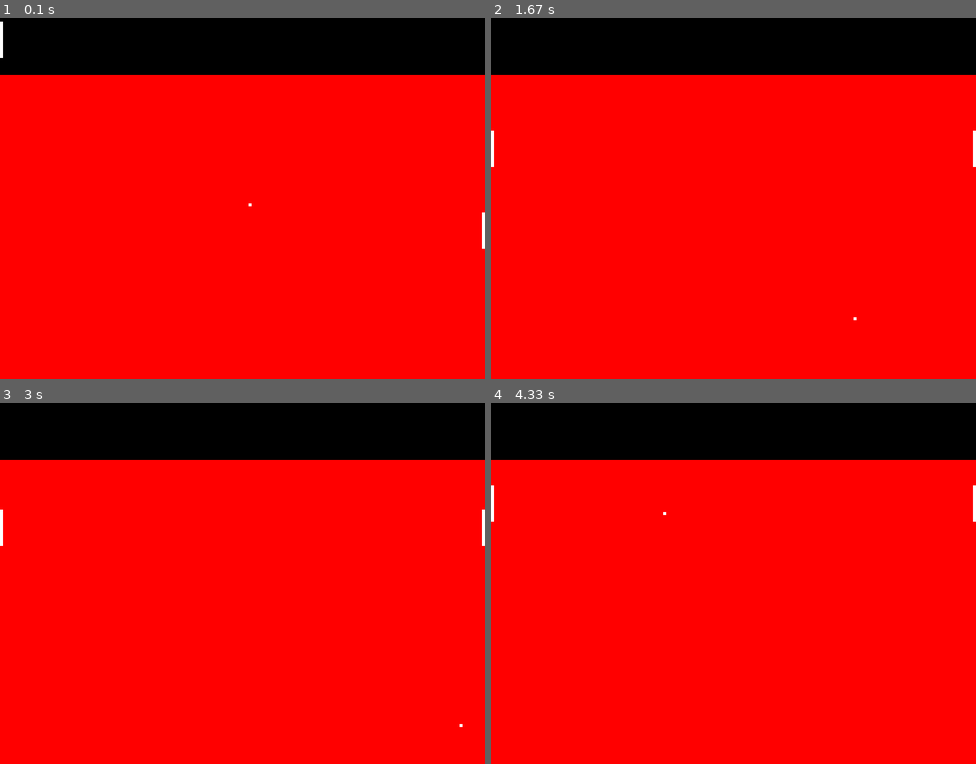
Above: before the commit, frames 1-4 (two rows, left to right).
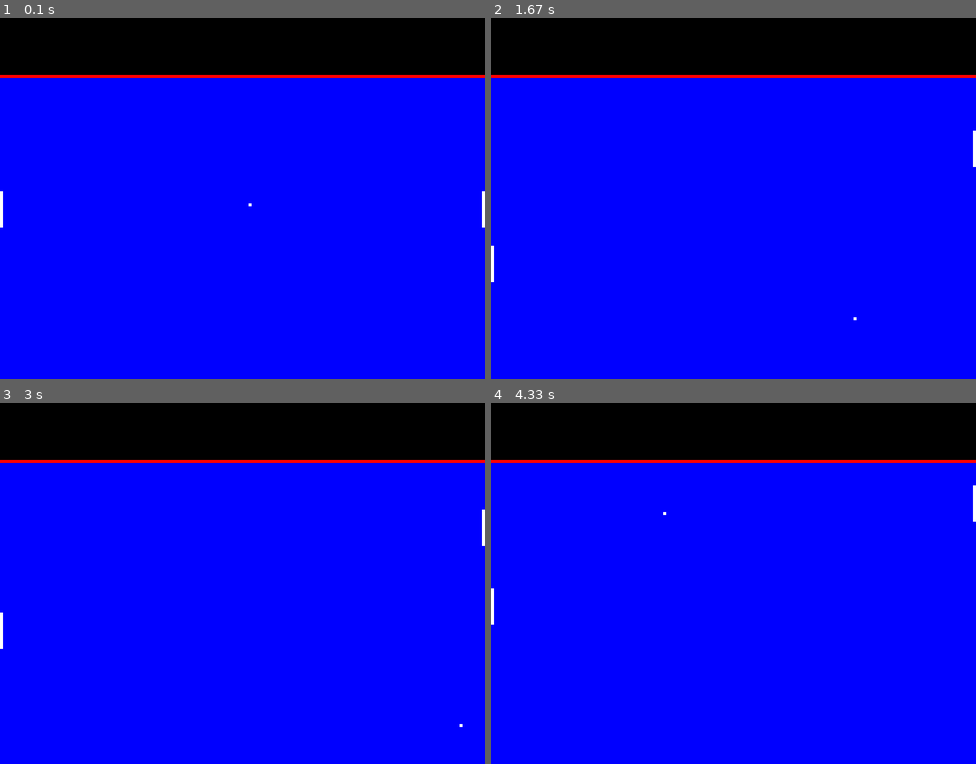
Above: after the commit, the same moments.

Repository: tdarst/PyGame_Pong
Game: pygame game, started from main.py
Two runs of this game, one before a commit and one after it. Both use one fixed random seed, a clock stepped at 60 frames per second and the inputs below.
Inputs:
- Up to frame 1 (0.1 s): no input
- Up to frame 2 (1.67 s): hold S 0.33-0.8 s; hold Up 0.33-0.8 s; hold Up 0.83-1.3 s; hold W 0.83-1.3 s; hold Down 1.33-1.63 s; hold S 1.33-1.63 s
- Up to frame 3 (3 s): hold Up 1.67-2.03 s; hold W 1.67-2.03 s; hold Down 2.07-2.43 s; hold S 2.07-2.43 s; hold Up 2.47-2.77 s; hold W 2.47-2.77 s; hold Down from 2.8 s (still down); hold S from 2.8 s (still down)
- Up to frame 4 (4.33 s): release Down at 3.1 s; release S at 3.1 s; hold Up 3.13-3.5 s; hold W 3.13-3.5 s; hold Down 3.53-3.9 s; hold S 3.53-3.9 s; hold Up 3.93-4.23 s; hold W 3.93-4.23 s; hold Down from 4.27 s (still down); hold S from 4.27 s (still down)

The runs differ from the first frame. In frame 1, 83% of the frame differs, in the area x 0-100%, y 1-100%; in frame 2, 83%; in frame 3, 83%; in frame 4, 83%.

Commit message:
Added new base class for all surfaces, restructured directory, added better documentation

Diff:
--- /dev/null
+++ b/classes/gameSurface.py
@@ -0,0 +1,62 @@
+import pygame
+
+# Inherited by all surfaces in the game.
+class GameSurface:
+    def __init__(self):
+        super().__init__()
+
+        # Surface's dimensions
+        self.width = 0
+        self.height = 0
+
+        # Surface's coordinates
+        self.coordX = 0
+        self.coordY = 0
+
+        # Surface object
+        self.surface = pygame.Surface((self.width, self.height))
+
+        # Color defining variables (default is black)
+        self.color_r = 0
+        self.color_g = 0
+        self.color_b = 0
+        self.color = (self.color_r,
+                      self.color_g,
+                      self.color_b)
+
+        # Coordinate variables, left, right, top and bottom are for better readability
+        self.left = self.coordX
+        self.right = self.coordX + self.width
+        self.top = self.coordY
+        self.bottom = self.coordY + self.height
+
+    # =======================================================================================================
+    # Name: createSurface
+    # Purpose: Creates the surface
+    # =======================================================================================================
+    def createSurface(self):
+        self.surface = pygame.Surface((self.width, self.height))
+
+    # =======================================================================================================
+    # Name: updateCoordinates
+    # Purpose: Updates the coordinate positions of surface each frame.
+    # =======================================================================================================
+    def updateCoordinates(self, PONG_WINDOW_BOTTOM=None, PONG_WINDOW_TOP=None):
+        pass
+
+    # =======================================================================================================
+    # Name: fillSurface
+    # Purpose: To fill the paddle's surface with color, creating an image.
+    # =======================================================================================================
+    def fillSurface(self):
+        # Fill the surface, effectively "drawing"  the paddle's image
+        self.surface.fill(self.color)
+
+    # =======================================================================================================
+    # Name: getRect
+    # Purpose: To return a Rect object, essentially giving the coordinates of the objects surface for
+    #          collision detection purposes.
+    # =======================================================================================================
+    def getRect(self):
+        # Returns the coordinates of the paddle in a pygame rect object for collision detection purposes
+        return pygame.Rect(self.coordX, self.coordY, self.width, self.height)
--- a/gameWindow.py
+++ b/classes/gameWindow.py
@@ -18,25 +18,3 @@
         self.caption = pygame.display.set_caption('Pygame Pong - Trevor Darst')
 
         self.window.fill(self.background_color)
-
-class PongSurface:
-    def __init__(self):
-        self.width = 800
-        self.height = 500
-
-        self.color_r = 255
-        self.color_g = 0
-        self.color_b = 0
-        self.color = (self.color_r,
-                      self.color_g,
-                      self.color_b)
-
-        self.coordX = 0
-        self.coordY = 100
-        self.surface = pygame.Surface((self.width, self.height))
-
-    def updateCoordinates(self, a, b):
-        pass
-
-    def fillSurface(self):
-        self.surface.fill(self.color)
--- /dev/null
+++ b/classes/paddle.py
@@ -0,0 +1,67 @@
+import pygame
+from . import gameSurface
+# Inherited by both players
+class Paddle(gameSurface.GameSurface):
+    def __init__(self):
+        super().__init__()
+        # Determines how fast the paddle is moving
+        self.speedY = 5
+
+        # Paddle controls
+        self.upKey = None
+        self.downKey = None
+
+        # Paddle dimensions
+        self.height = 60
+        self.width  = 5
+
+        self.color_r = 255
+        self.color_g = 255
+        self.color_b = 255
+        self.color = (self.color_r,
+                      self.color_g,
+                      self.color_b)
+
+        # Surface that holds the paddle's image, gets drawn onto the game window surface
+        self.createSurface()
+
+        # Player score
+        self.score = 0
+
+    # =======================================================================================================
+    # Name: updateCoordinates
+    # Purpose: Updates the coordinate positions of surface each frame.
+    # =======================================================================================================
+    def updateCoordinates(self, PONG_WINDOW_BOTTOM, PONG_WINDOW_TOP):
+        key = pygame.key.get_pressed()
+        if key[self.upKey]:
+            if self.top != PONG_WINDOW_TOP:
+                self.coordY -= self.speedY
+
+        if key[self.downKey]:
+            if self.bottom != PONG_WINDOW_BOTTOM:
+                self.coordY += self.speedY
+
+        # Coordinate variables, left, right, top and bottom are for better readability
+        self.left = self.coordX
+        self.right = self.coordX + self.width
+        self.top = self.coordY
+        self.bottom = self.coordY + self.height
+
+# Class for the left side paddle/player
+class playerLeft(Paddle):
+    def __init__(self):
+        super().__init__()
+        self.coordX = 0
+        self.coordY = 290
+        self.upKey = pygame.K_w
+        self.downKey = pygame.K_s
+
+# Class for the right side paddle/player
+class playerRight(Paddle):
+    def __init__(self):
+        super().__init__()
+        self.coordX = 795
+        self.coordY = 290
+        self.upKey = pygame.K_UP
+        self.downKey = pygame.K_DOWN
--- /dev/null
+++ b/classes/pongBall.py
@@ -0,0 +1,53 @@
+import pygame
+from . import gameSurface
+
+#Object for the "Ball" in a game of Pong
+class PongBall(gameSurface.GameSurface):
+    def __init__(self):
+        super().__init__()
+        # Determines how fast the ball is moving
+        self.speedX = 2
+        self.speedY = 2
+
+        # Length and Width
+        self.width = 5
+        self.height = 5
+
+        self.diameter = self.width
+
+        self.color_r = 255
+        self.color_g = 255
+        self.color_b = 255
+        self.color = (self.color_r,
+                      self.color_g,
+                      self.color_b)
+
+        # Surface that holds the ball's image, gets drawn onto the game window surface
+        self.createSurface()
+
+        self.startX = 400
+        self.startY = 300
+
+        # Coordinate variables, left, right, top and bottom are for better readability in main code
+        self.coordX = self.startX
+        self.coordY = self.startY
+
+    # -------------------------------------------------------------------------------------------------------
+    # Function: updateCoordinates
+    # -------------------------------------------------------------------------------------------------------
+    # Purpose: To update the coordinates of the ball based on speed setting and also to alter the speed
+    #          settings based on the ball coordinates (if the ball hits the top or bottom of the screen)
+    # Returns: Nothing
+    # -------------------------------------------------------------------------------------------------------
+    def updateCoordinates(self, PONG_WINDOW_BOTTOM, PONG_WINDOW_TOP):
+        # Modify coordinates based on speed setting, update directional variables
+        self.coordX += self.speedX
+        self.coordY += self.speedY
+
+        self.left = self.coordX
+        self.right = self.coordX + self.diameter
+        self.top = self.coordY
+        self.bottom = self.coordY + self.diameter
+
+        if self.top < PONG_WINDOW_TOP or self.bottom > PONG_WINDOW_BOTTOM:
+            self.speedY *= -1
--- /dev/null
+++ b/classes/pongSurface.py
@@ -0,0 +1,20 @@
+import pygame
+from . import gameSurface
+
+class PongSurface(gameSurface.GameSurface):
+    def __init__(self):
+        super().__init__()
+
+        self.width = 800
+        self.height = 500
+
+        self.color_r = 0
+        self.color_g = 0
+        self.color_b = 255
+        self.color = (self.color_r,
+                      self.color_g,
+                      self.color_b)
+
+        self.coordX = 0
+        self.coordY = 100
+        self.surface = pygame.Surface((self.width, self.height))
--- a/main.py
+++ b/main.py
@@ -1,7 +1,5 @@
 import pygame
-import paddle
-from pongBall import PongBall
-import gameWindow
+from classes import paddle, pongBall, pongSurface, gameWindow, gameSurface
 
 # Color settings for the game window
 PONG_WINDOW_COLOR = (255, 0, 0)
@@ -81,8 +79,8 @@
     # Initialize objects for the two players and the ball
     PlayerRight = paddle.playerRight()
     PlayerLeft  = paddle.playerLeft()
-    Ball        = PongBall()
-    PongWindow  = gameWindow.PongSurface()
+    Ball        = pongBall.PongBall()
+    PongWindow  = pongSurface.PongSurface()
 
     # Lists to hold different game objects for different iterational purposes
     GameObjList = [PongWindow, PlayerRight, PlayerLeft, Ball]
--- a/paddle.py
+++ /dev/null
@@ -1,92 +0,0 @@
-import pygame, os
-
-# Object for the "Paddle" in a game of Pong
-
-class Paddle:
-    def __init__(self):
-        # Determines how fast the paddle is moving
-        self.speedY = 5
-
-        self.coordX = 0
-        self.coordY = 0
-
-        self.upKey = None
-        self.downKey = None
-
-        # Paddle dimensions
-        self.height = 60
-        self.width  = 5
-
-        # Surface that holds the paddle's image, gets drawn onto the game window surface
-        self.surface = pygame.Surface((self.width, self.height))
-
-        # Player score
-        self.score = 0
-
-        # Coordinate variables, left, right, top and bottom are for better readability in main code
-        self.left = self.coordX
-        self.right = self.coordX + self.width
-        self.top = self.coordY
-        self.bottom = self.coordY + self.height
-
-    # -------------------------------------------------------------------------------------------------------
-    # Function: updateCoordinates()
-    # -------------------------------------------------------------------------------------------------------
-    # Purpose: To update the coordinates of the paddle based on speed setting if the paddle isn't touching
-    #          the top or bottom of the screen.
-    # Returns: Nothing
-    # -------------------------------------------------------------------------------------------------------
-    def updateCoordinates(self, PONG_WINDOW_BOTTOM, PONG_WINDOW_TOP):
-        key = pygame.key.get_pressed()
-        if key[self.upKey]:
-            if self.top != PONG_WINDOW_TOP:
-                self.coordY -= self.speedY
-
-        if key[self.downKey]:
-            if self.bottom != PONG_WINDOW_BOTTOM:
-                self.coordY += self.speedY
-
-        self.left = self.coordX
-        self.right = self.coordX + self.width
-        self.top = self.coordY
-        self.bottom = self.coordY + self.height
-
-    # -------------------------------------------------------------------------------------------------------
-    # Function: fillSurface()
-    # -------------------------------------------------------------------------------------------------------
-    # Purpose: To fill the paddle's surface with color, creating an image.
-    # Returns: Nothing
-    # -------------------------------------------------------------------------------------------------------
-    def fillSurface(self):
-        # Fill the surface, effectively "drawing"  the paddle's image
-        self.surface.fill((255, 255, 255))
-
-    # -------------------------------------------------------------------------------------------------------
-    # Function: getRect()
-    # -------------------------------------------------------------------------------------------------------
-    # Purpose: To return a Rect object, essentially giving the coordinates of the objects surface for
-    #          collision detection purposes.
-    # Returns: pygame Rect object
-    # -------------------------------------------------------------------------------------------------------
-    def getRect(self):
-        # Returns the coordinates of the paddle in a pygame rect object for collision detection purposes
-        return pygame.Rect(self.coordX, self.coordY, self.width, self.height)
-
-
-class playerLeft(Paddle):
-    def __init__(self):
-        super().__init__()
-        self.coordX = 0
-        self.coordY = 10
-        self.upKey = pygame.K_w
-        self.downKey = pygame.K_s
-
-class playerRight(Paddle):
-    def __init__(self):
-        super().__init__()
-        self.coordX = 0
-        self.coordY = 100
-        self.coordX = 795
-        self.coordY = 325
-        self.upKey = pygame.K_UP
-        self.downKey = pygame.K_DOWN
--- a/pongBall.py
+++ /dev/null
@@ -1,68 +0,0 @@
-import pygame
-
-#Object for the "Ball" in a game of Pong
-
-class PongBall:
-    def __init__(self):
-        # Determines how fast the ball is moving
-        self.speedX = 2
-        self.speedY = 2
-
-        # Length and Width
-        self.diameter = 5
-
-        # Surface that holds the ball's image, gets drawn onto the game window surface
-        self.surface = pygame.Surface((self.diameter, self.diameter))
-
-        self.startX = 400
-        self.startY = 300
-
-        # Coordinate variables, left, right, top and bottom are for better readability in main code
-        self.coordX = self.startX
-        self.coordY = self.startY
-
-        self.left = self.coordX
-        self.right = self.coordX + self.diameter
-        self.top = self.coordY
-        self.bottom = self.coordY + self.diameter
-
-    # -------------------------------------------------------------------------------------------------------
-    # Function: updateCoordinates
-    # -------------------------------------------------------------------------------------------------------
-    # Purpose: To update the coordinates of the ball based on speed setting and also to alter the speed
-    #          settings based on the ball coordinates (if the ball hits the top or bottom of the screen)
-    # Returns: Nothing
-    # -------------------------------------------------------------------------------------------------------
-    def updateCoordinates(self, PONG_WINDOW_BOTTOM, PONG_WINDOW_TOP):
-        # Modify coordinates based on speed setting, update directional variables
-        self.coordX += self.speedX
-        self.coordY += self.speedY
-
-        self.left = self.coordX
-        self.right = self.coordX + self.diameter
-        self.top = self.coordY
-        self.bottom = self.coordY + self.diameter
-
-        if self.top < PONG_WINDOW_TOP or self.bottom > PONG_WINDOW_BOTTOM:
-            self.speedY *= -1
-
-    # -------------------------------------------------------------------------------------------------------
-    # Function: fillSurface
-    # -------------------------------------------------------------------------------------------------------
-    # Purpose: To fill the ball's surface with color, creating an image.
-    # Returns: Nothing
-    # -------------------------------------------------------------------------------------------------------
-    def fillSurface(self):
-        # Fill the surface, effectively "drawing"  the ball's image
-        self.surface.fill((255, 255, 255))
-
-    # -------------------------------------------------------------------------------------------------------
-    # Function: getRect
-    # -------------------------------------------------------------------------------------------------------
-    # Purpose: To return a Rect object, essentially giving the coordinates of the objects surface for
-    #          collision detection purposes.
-    # Returns: pygame Rect object
-    # -------------------------------------------------------------------------------------------------------
-    def getRect(self):
-        # Returns the coordinates of the ball in a pygame rect object for collision detection purposes
-        return pygame.Rect(self.coordX, self.coordY, self.diameter, self.diameter)
